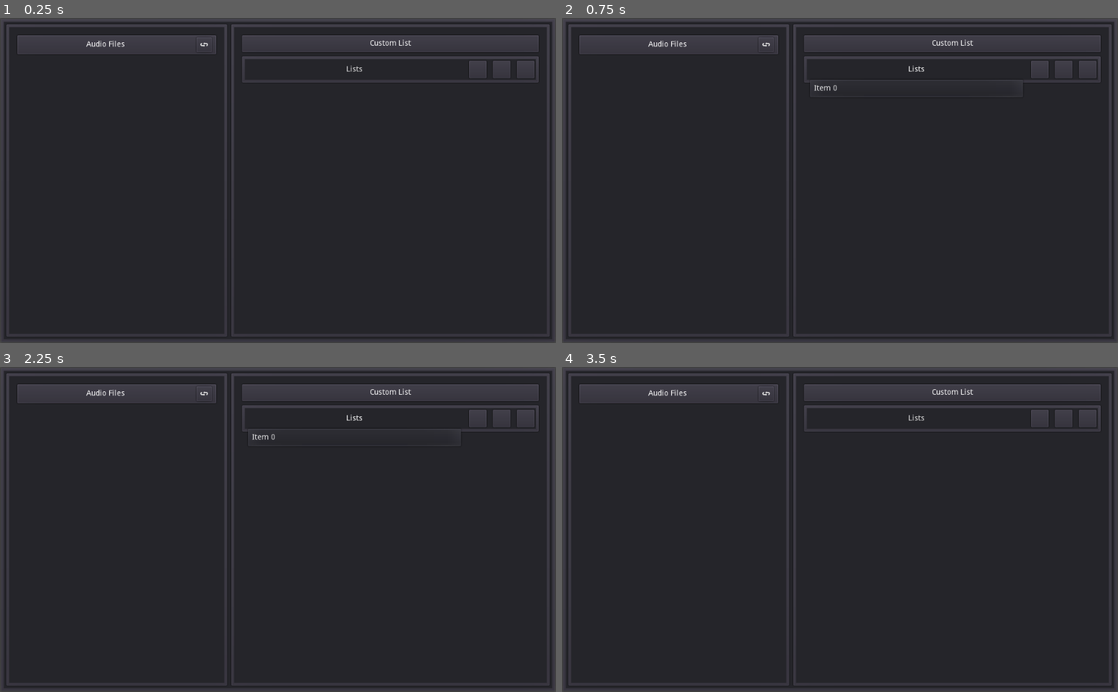
Above: before the commit, frames 1-4 (two rows, left to right).
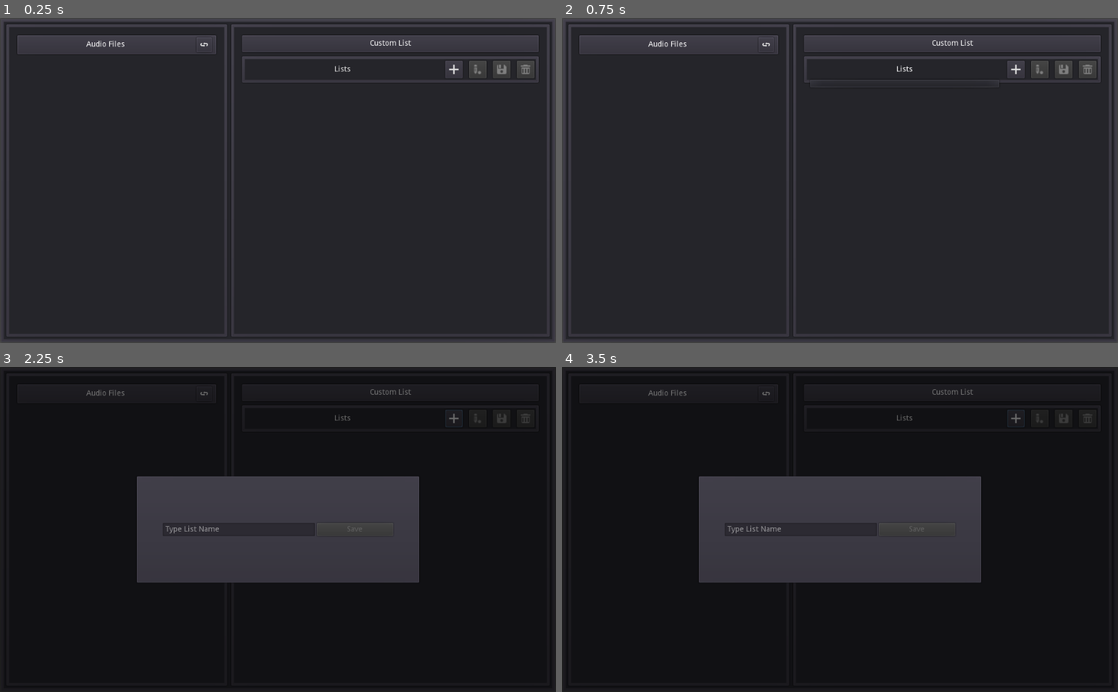
Above: after the commit, the same moments.

Repository: DrZanuff/SoundTableFX
Game: Godot game, scene res://Main.tscn
The game is run twice, just before and just after one commit, with the same random seed, the same clock (stepped at 60 frames per second) and the same inputs.
Inputs (mouse positions are in pixels of both pictures, inside the frame that each line leads up to):
- Up to frame 1 (0.25 s): no input
- Up to frame 2 (0.75 s): click "Lists" at 0.5 s
- Up to frame 3 (2.25 s): click (478, 419) at 1.27 s; click (455, 419) at 2.02 s
- Up to frame 4 (3.5 s): click (1062, 419) at 2.77 s

The runs differ from the first frame. In frame 1, 0.2% of the frame differs, in the area x 60-96%, y 13-19%; in frame 2, 0.3%; in frame 3, 25%, in the area x 0-100%, y 0-100%; in frame 4, 23%.

Commit message:
Added Lis Ready

Diff:
--- a/Main.gd
+++ b/Main.gd
@@ -4,8 +4,10 @@
 var project_path
 var audio_path
 onready var itens = $Main/Window/Left/Files/Body/Scroll/Itens
+onready var list = $Main/Window/Right/M/Body/List/M/Menu/MenuButton
 
 func _ready() -> void:
+	list.get_popup().connect("id_pressed",self,"id_select")
 	project_path = ProjectSettings.globalize_path("res://")
 	audio_path = project_path + "Audios/"
 
@@ -41,3 +43,36 @@
 
 func _on_Player_finished() -> void:
 	get_tree().call_group("Button","set_status",true)
+
+
+func _on_Add_pressed() -> void:
+	$SaveList.show()
+#	list.get_popup().add_item("New Item")
+#	var last = list.get_popup().get_item_count()-1
+#	list.text = list.get_popup().get_item_text(last)
+
+func _on_ListNameField_text_changed(new_text: String) -> void:
+	if new_text != "":
+		$SaveList/OuterM/InnerM/M/Box/ButtonSaveList.disabled = false
+	else:
+		$SaveList/OuterM/InnerM/M/Box/ButtonSaveList.disabled = true
+
+func _on_ButtonSaveList_pressed() -> void:
+	var text = $SaveList/OuterM/InnerM/M/Box/ListNameField.text
+	for t in range(list.get_popup().get_item_count() ):
+		if list.get_popup().get_item_text(t) == text:
+			$SaveList/OuterM/InnerM/M/Box/ListNameField.text = ""
+			$SaveList/OuterM/InnerM/M/Box/ListNameField.placeholder_text = "Name already exists"
+			return
+
+	list.get_popup().add_item(text)
+	list.text = text
+	$SaveList.hide()
+	$SaveList/OuterM/InnerM/M/Box/ListNameField.text = ""
+	$SaveList/OuterM/InnerM/M/Box/ListNameField.placeholder_text = "Type List Name"
+	$Main/Window/Right/M/Body/List/M/Menu/Edit.disabled = false
+	$Main/Window/Right/M/Body/List/M/Menu/Remove.disabled = false
+	$Main/Window/Right/M/Body/List/M/Menu/Save.disabled = false
+
+func id_select(id):
+	list.text = list.get_popup().get_item_text(id)
--- a/Main.tscn
+++ b/Main.tscn
@@ -1,7 +1,11 @@
-[gd_scene load_steps=3 format=2]
+[gd_scene load_steps=7 format=2]
 
 [ext_resource path="res://icons/InterpWrapLoop.svg" type="Texture" id=1]
+[ext_resource path="res://icons/Save.svg" type="Texture" id=2]
 [ext_resource path="res://Main.gd" type="Script" id=3]
+[ext_resource path="res://icons/EditInternal.svg" type="Texture" id=4]
+[ext_resource path="res://icons/Remove.svg" type="Texture" id=5]
+[ext_resource path="res://icons/Add.svg" type="Texture" id=6]
 
 [node name="Node" type="Node"]
 script = ExtResource( 3 )
@@ -152,7 +156,7 @@
 margin_right = 583.0
 margin_bottom = 573.0
 
-[node name="MarginContainer" type="MarginContainer" parent="Main/Window/Right"]
+[node name="M" type="MarginContainer" parent="Main/Window/Right"]
 margin_top = 10.0
 margin_right = 590.0
 margin_bottom = 590.0
@@ -161,20 +165,20 @@
 custom_constants/margin_left = 20
 custom_constants/margin_bottom = 20
 
-[node name="VBoxContainer" type="VBoxContainer" parent="Main/Window/Right/MarginContainer"]
+[node name="Body" type="VBoxContainer" parent="Main/Window/Right/M"]
 margin_left = 20.0
 margin_top = 20.0
 margin_right = 570.0
 margin_bottom = 560.0
 
-[node name="Title" type="MarginContainer" parent="Main/Window/Right/MarginContainer/VBoxContainer"]
+[node name="Title" type="MarginContainer" parent="Main/Window/Right/M/Body"]
 margin_right = 550.0
 margin_bottom = 35.0
 size_flags_horizontal = 3
 size_flags_vertical = 3
 size_flags_stretch_ratio = 0.08
 
-[node name="Panel" type="PanelContainer" parent="Main/Window/Right/MarginContainer/VBoxContainer/Title"]
+[node name="Panel" type="PanelContainer" parent="Main/Window/Right/M/Body/Title"]
 margin_right = 550.0
 margin_bottom = 35.0
 size_flags_horizontal = 3
@@ -183,11 +187,11 @@
 "_edit_use_anchors_": false
 }
 
-[node name="HBox" type="HBoxContainer" parent="Main/Window/Right/MarginContainer/VBoxContainer/Title"]
+[node name="HBox" type="HBoxContainer" parent="Main/Window/Right/M/Body/Title"]
 margin_right = 550.0
 margin_bottom = 35.0
 
-[node name="Label" type="Label" parent="Main/Window/Right/MarginContainer/VBoxContainer/Title/HBox"]
+[node name="Label" type="Label" parent="Main/Window/Right/M/Body/Title/HBox"]
 margin_right = 550.0
 margin_bottom = 35.0
 size_flags_horizontal = 3
@@ -196,7 +200,7 @@
 align = 1
 valign = 1
 
-[node name="MarginContainer" type="MarginContainer" parent="Main/Window/Right/MarginContainer/VBoxContainer"]
+[node name="List" type="MarginContainer" parent="Main/Window/Right/M/Body"]
 margin_top = 39.0
 margin_right = 550.0
 margin_bottom = 91.0
@@ -204,17 +208,17 @@
 size_flags_vertical = 3
 size_flags_stretch_ratio = 0.1
 
-[node name="Panel" type="PanelContainer" parent="Main/Window/Right/MarginContainer/VBoxContainer/MarginContainer"]
+[node name="Panel" type="PanelContainer" parent="Main/Window/Right/M/Body/List"]
 margin_right = 550.0
 margin_bottom = 52.0
 
-[node name="Panel" type="Panel" parent="Main/Window/Right/MarginContainer/VBoxContainer/MarginContainer/Panel"]
+[node name="Panel" type="Panel" parent="Main/Window/Right/M/Body/List/Panel"]
 margin_left = 7.0
 margin_top = 7.0
 margin_right = 543.0
 margin_bottom = 45.0
 
-[node name="MarginContainer" type="MarginContainer" parent="Main/Window/Right/MarginContainer/VBoxContainer/MarginContainer"]
+[node name="M" type="MarginContainer" parent="Main/Window/Right/M/Body/List"]
 margin_right = 550.0
 margin_bottom = 52.0
 custom_constants/margin_right = 10
@@ -222,7 +226,7 @@
 custom_constants/margin_left = 10
 custom_constants/margin_bottom = 10
 
-[node name="HBoxContainer" type="HBoxContainer" parent="Main/Window/Right/MarginContainer/VBoxContainer/MarginContainer/MarginContainer"]
+[node name="Menu" type="HBoxContainer" parent="Main/Window/Right/M/Body/List/M"]
 margin_left = 10.0
 margin_top = 10.0
 margin_right = 540.0
@@ -231,39 +235,137 @@
 size_flags_vertical = 3
 custom_constants/separation = 12
 
-[node name="MenuButton" type="MenuButton" parent="Main/Window/Right/MarginContainer/VBoxContainer/MarginContainer/MarginContainer/HBoxContainer"]
+[node name="MenuButton" type="MenuButton" parent="Main/Window/Right/M/Body/List/M/Menu"]
+margin_right = 354.0
+margin_bottom = 32.0
+size_flags_horizontal = 3
+size_flags_vertical = 3
+text = "Lists"
+switch_on_hover = true
+
+[node name="Add" type="Button" parent="Main/Window/Right/M/Body/List/M/Menu"]
+margin_left = 366.0
 margin_right = 398.0
 margin_bottom = 32.0
-size_flags_horizontal = 3
-size_flags_vertical = 3
-text = "Lists"
-items = [ "Item 0", null, 0, false, false, 0, 0, null, "", false ]
-switch_on_hover = true
-
-[node name="Button" type="Button" parent="Main/Window/Right/MarginContainer/VBoxContainer/MarginContainer/MarginContainer/HBoxContainer"]
+rect_min_size = Vector2( 32, 32 )
+icon = ExtResource( 6 )
+expand_icon = true
+
+[node name="Edit" type="Button" parent="Main/Window/Right/M/Body/List/M/Menu"]
 margin_left = 410.0
 margin_right = 442.0
 margin_bottom = 32.0
 rect_min_size = Vector2( 32, 32 )
-
-[node name="Button2" type="Button" parent="Main/Window/Right/MarginContainer/VBoxContainer/MarginContainer/MarginContainer/HBoxContainer"]
+disabled = true
+icon = ExtResource( 4 )
+expand_icon = true
+
+[node name="Save" type="Button" parent="Main/Window/Right/M/Body/List/M/Menu"]
 margin_left = 454.0
 margin_right = 486.0
 margin_bottom = 32.0
 rect_min_size = Vector2( 32, 32 )
-
-[node name="Button3" type="Button" parent="Main/Window/Right/MarginContainer/VBoxContainer/MarginContainer/MarginContainer/HBoxContainer"]
+disabled = true
+icon = ExtResource( 2 )
+expand_icon = true
+
+[node name="Remove" type="Button" parent="Main/Window/Right/M/Body/List/M/Menu"]
 margin_left = 498.0
 margin_right = 530.0
 margin_bottom = 32.0
 rect_min_size = Vector2( 32, 32 )
-
-[node name="ScrollContainer" type="ScrollContainer" parent="Main/Window/Right/MarginContainer/VBoxContainer"]
+disabled = true
+icon = ExtResource( 5 )
+expand_icon = true
+
+[node name="ScrollContainer" type="ScrollContainer" parent="Main/Window/Right/M/Body"]
 margin_top = 95.0
 margin_right = 550.0
 margin_bottom = 540.0
 size_flags_horizontal = 3
 size_flags_vertical = 3
 
+[node name="SaveList" type="MarginContainer" parent="."]
+visible = false
+margin_right = 1024.0
+margin_bottom = 600.0
+custom_constants/margin_right = 0
+custom_constants/margin_top = 0
+custom_constants/margin_left = 0
+custom_constants/margin_bottom = 0
+__meta__ = {
+"_edit_use_anchors_": false
+}
+
+[node name="ColorRect" type="ColorRect" parent="SaveList"]
+margin_right = 1024.0
+margin_bottom = 600.0
+color = Color( 0, 0, 0, 0.533333 )
+
+[node name="OuterM" type="MarginContainer" parent="SaveList"]
+margin_right = 1024.0
+margin_bottom = 600.0
+custom_constants/margin_right = 250
+custom_constants/margin_top = 200
+custom_constants/margin_left = 250
+custom_constants/margin_bottom = 200
+
+[node name="InnerM" type="MarginContainer" parent="SaveList/OuterM"]
+margin_left = 250.0
+margin_top = 200.0
+margin_right = 774.0
+margin_bottom = 400.0
+size_flags_horizontal = 3
+size_flags_vertical = 3
+custom_constants/margin_left = 0
+__meta__ = {
+"_edit_use_anchors_": false
+}
+
+[node name="PanelContainer" type="PanelContainer" parent="SaveList/OuterM/InnerM"]
+margin_right = 524.0
+margin_bottom = 200.0
+
+[node name="M" type="MarginContainer" parent="SaveList/OuterM/InnerM"]
+margin_right = 524.0
+margin_bottom = 200.0
+custom_constants/margin_right = 50
+custom_constants/margin_top = 50
+custom_constants/margin_left = 50
+custom_constants/margin_bottom = 50
+
+[node name="Box" type="HBoxContainer" parent="SaveList/OuterM/InnerM/M"]
+margin_left = 50.0
+margin_top = 88.0
+margin_right = 474.0
+margin_bottom = 112.0
+size_flags_horizontal = 3
+size_flags_vertical = 6
+
+[node name="ListNameField" type="LineEdit" parent="SaveList/OuterM/InnerM/M/Box"]
+margin_right = 280.0
+margin_bottom = 24.0
+size_flags_horizontal = 3
+placeholder_text = "Type List Name"
+
+[node name="ButtonSaveList" type="Button" parent="SaveList/OuterM/InnerM/M/Box"]
+margin_left = 284.0
+margin_right = 424.0
+margin_bottom = 24.0
+size_flags_horizontal = 3
+size_flags_stretch_ratio = 0.5
+disabled = true
+text = "Save"
+
+[node name="Popup" type="WindowDialog" parent="SaveList/OuterM"]
+margin_left = 250.0
+margin_top = 200.0
+margin_right = 774.0
+margin_bottom = 400.0
+window_title = "Choose name"
+
 [node name="Player" type="AudioStreamPlayer" parent="."]
+[connection signal="pressed" from="Main/Window/Right/M/Body/List/M/Menu/Add" to="." method="_on_Add_pressed"]
+[connection signal="text_changed" from="SaveList/OuterM/InnerM/M/Box/ListNameField" to="." method="_on_ListNameField_text_changed"]
+[connection signal="pressed" from="SaveList/OuterM/InnerM/M/Box/ButtonSaveList" to="." method="_on_ButtonSaveList_pressed"]
 [connection signal="finished" from="Player" to="." method="_on_Player_finished"]
--- a/SoundButton/SoundFile.tscn
+++ b/SoundButton/SoundFile.tscn
@@ -62,6 +62,7 @@
 margin_bottom = 37.0
 rect_min_size = Vector2( 32, 32 )
 icon = ExtResource( 1 )
+expand_icon = true
 
 [node name="Play" type="MarginContainer" parent="Body"]
 margin_left = 318.0
@@ -79,3 +80,4 @@
 margin_bottom = 37.0
 rect_min_size = Vector2( 32, 32 )
 icon = ExtResource( 2 )
+expand_icon = true
